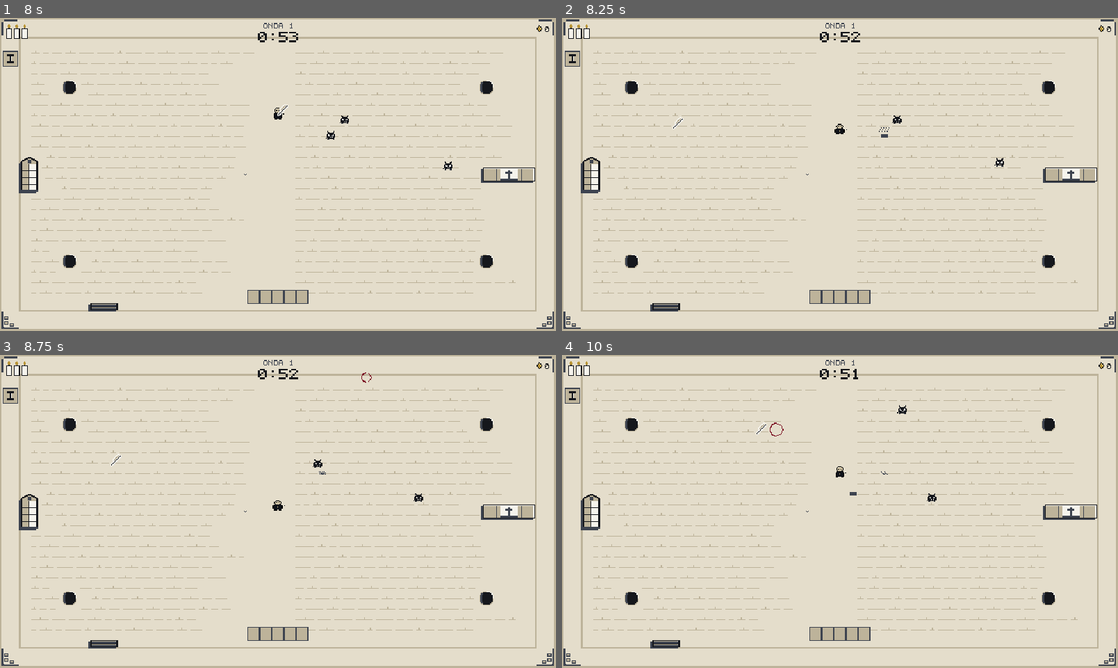
Above: before the commit, frames 1-4 (two rows, left to right).
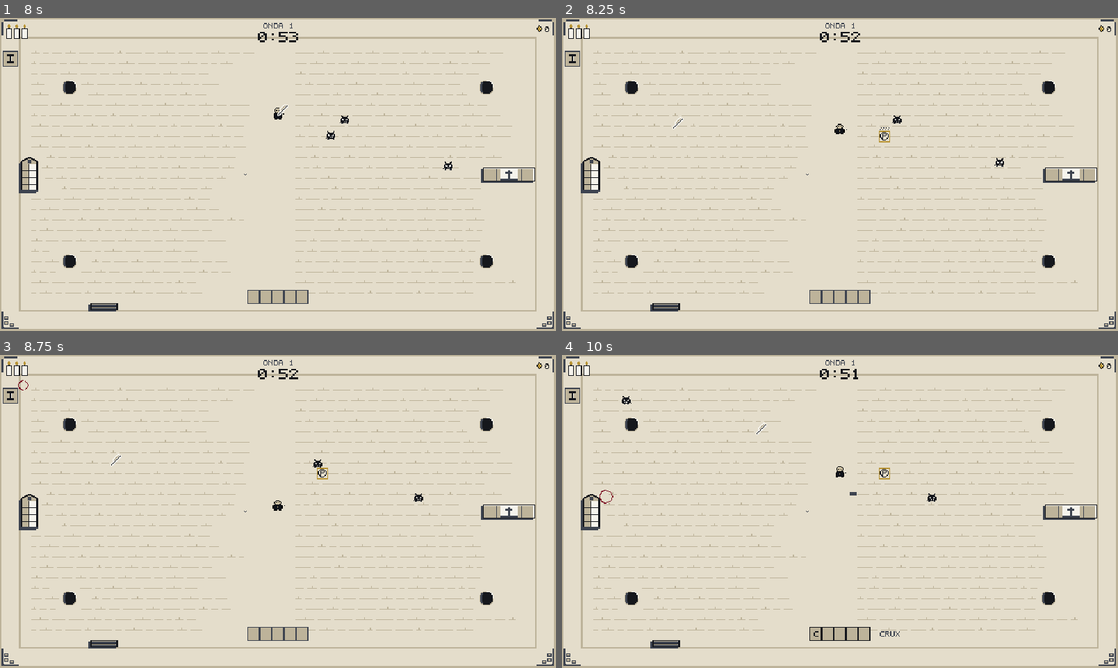
Above: after the commit, the same moments.

Repository: Andersonndiass/scribe_of_the_damned
Game: Godot game, scene res://src/main/main.tscn
Same seed, same stepped clock (60 frames per second), same inputs: the game is played once before the commit and once after it. This scene is started directly instead of the project's main scene.
Inputs (mouse positions are in pixels of both pictures, inside the frame that each line leads up to):
- Up to frame 1 (8 s): tap Enter (shop_next) at 0.5 s; move the mouse to (250, 237) at 0.52 s; hold W (move_up) 0.53-1.25 s; hold Space (cast) 0.53-1.25 s; click (250, 237) at 0.67 s; tap L (shop_lock) at 0.77, 3.77, 6.77 s; drag from (444, 221) to (278, 115) at 1.27 s; tap R (restart) at 2, 3.5 s; move the mouse to (111, 127) at 2.02 s; hold A (move_left) 2.03-2.75 s; hold Tab (word_list) 2.03-2.75 s; drag from (305, 174) to (111, 127) at 2.77 s; move the mouse to (194, 96) at 3.52 s; hold S (move_down) 3.53-4.25 s; tap Ctrl at 3.6 s; drag from (400, 158) to (222, 168) at 4.27 s; move the mouse to (166, 190) at 5.02 s; hold W (move_up) 5.03-5.75 s; hold Space (cast) 5.03-5.75 s; click (166, 190) at 5.17 s; drag from (333, 105) to (166, 190) at 5.77 s; move the mouse to (250, 237) at 6.52 s; hold D (move_right) 6.53-7.25 s; hold Tab (word_list) 6.53-7.25 s; drag from (444, 221) to (278, 115) at 7.27 s
- Up to frame 2 (8.25 s): move the mouse to (673, 127) at 8.02 s; hold S (move_down) from 8.03 s (still down); tap Ctrl at 8.1 s
- Up to frame 3 (8.75 s): keep holding S (move_down)
- Up to frame 4 (10 s): release S (move_down) at 8.75 s; drag from (867, 511) to (673, 464) at 8.77 s; move the mouse to (756, 433) at 9.52 s; hold W (move_up) from 9.53 s (still down); hold Space (cast) from 9.53 s (still down); click (756, 433) at 9.67 s; tap L (shop_lock) at 9.77 s

Frame 1 is identical in both runs. In frame 2, less than 0.1% of the frame differs, in the area x 57-59%, y 36-40%; in frame 3, less than 0.1%; in frame 4, 0.3%, in the area x 6-62%, y 13-92%.

Commit message:
D-082: palavras bem mais frequentes (ímã seletivo, letra-alvo, drop do Diabrete)
- drop_tuning: ímã seletivo ligado, target_bonus 10 → 25, letter_lifetime 8 → 12;
  imp: letter_drop_chance 0,6 → 0,8; Lentes do Copista +6 / teto 18 (rules-agent).
- A letra marcada com o clique sempre vem, mesmo com o ímã seletivo (D-067, autor "1a").
- balance_probe: target=, life=, magnet=, dropall= (números em memória).
- Sonda (cast god, 9 ondas): mediana 0 → 3,5 palavras/min (1 a cada ~17 s);
  sem god, a onda 1 passa a ser vencida e a 9 do zero continua derrota.
- D-082 (pedido do autor: XP, level-up, instrumentos) e C-007 resolvido.
- GUT 413/413; export web ok.

Co-Authored-By: Claude Opus 5.5 <noreply@anthropic.com>
Claude-Session: https://claude.ai/code/session_01QSgUesEpXiQ6X7fqaNvEn8

Diff:
--- a/data/enemies/imp.tres
+++ b/data/enemies/imp.tres
@@ -14,7 +14,7 @@
 separation_weight = 1.0
 behavior = ExtResource("3_behavior")
 telegraph_time = 0.5
-letter_drop_chance = 0.6
+letter_drop_chance = 0.8
 sprite_frames = ExtResource("2_frames")
 sprite_pivot = Vector2(6, 11)
 dissolve_size = 12
--- a/data/shop/items/copyist_lenses.tres
+++ b/data/shop/items/copyist_lenses.tres
@@ -13,7 +13,7 @@
 base_price = 6
 stat = &"target_bonus_add"
 mode = &"add"
-amount = 3.0
-cap = 9.0
+amount = 6.0
+cap = 18.0
 max_buys = 0
 after_cap = &""
--- a/data/tuning/drop_tuning.tres
+++ b/data/tuning/drop_tuning.tres
@@ -5,10 +5,11 @@
 [resource]
 script = ExtResource("1_dt")
 base_weights = Dictionary[String, float]({"E": 1.0, "I": 1.0, "A": 1.0, "U": 1.0, "T": 1.0, "S": 1.0, "R": 1.0, "N": 1.0, "O": 1.0, "M": 1.0, "C": 1.0, "L": 1.0, "P": 0.5, "D": 0.5, "V": 0.5, "G": 0.5, "F": 0.5, "Q": 0.5, "X": 0.5, "B": 0.3})
-target_bonus = 10.0
+target_bonus = 25.0
 rare_chance = 0.05
 rare_power_bonus = 1.5
-letter_lifetime = 8.0
+letter_lifetime = 12.0
+selective_magnet = true
 blink_time = 2.0
 purge_scatter_radius = 20.0
 purge_pickup_lock = 0.3
--- a/src/letters/letter_field.gd
+++ b/src/letters/letter_field.gd
@@ -236,8 +236,10 @@
 	Prof.stop(&"letras", t0)
 
 
+## Ímã seletivo (D-082): só puxa a letra que continua uma palavra — menos a marcada com o clique,
+## que sempre vem (escolha do jogador, D-067; autor "1a").
 func _magnet_accepts(l: Letter) -> bool:
-	if not tuning.selective_magnet or l.magnetized:
+	if not tuning.selective_magnet or l.magnetized or l == marked:
 		return true
 	return lexicon.is_prefix(atril.text() + l.letter, atril.capacity)
 
--- a/tests/integration/test_letter_mark.gd
+++ b/tests/integration/test_letter_mark.gd
@@ -84,3 +84,19 @@
 	_field.mark_at(l.global_position)
 	_field.eat_letter_near(l.global_position, 4.0)
 	assert_null(_field.marked, "comida pela Traça: a marca some")
+
+
+func test_selective_magnet_skips_useless_letters_but_the_marked_one_comes() -> void:
+	# D-082 (autor "1a"): com o ímã seletivo, a letra que não continua palavra fica no chão —
+	# mas a marcada com o clique sempre vem.
+	var tuning: DropTuning = _field.tuning
+	var was: bool = tuning.selective_magnet
+	tuning.selective_magnet = true
+	var b: Vector2 = _body()
+	var useless: Letter = _field.spawn_letter("X", false, false, b + Vector2(18, 0))
+	await wait_physics_frames(60)
+	assert_eq(_field.atril.size(), 0, "a letra inútil não vem sozinha")
+	_field.mark_at(useless.global_position)
+	await wait_physics_frames(60)
+	assert_eq(_field.atril.text(), "X", "a marcada vem")
+	tuning.selective_magnet = was
--- a/tools/balance_probe.gd
+++ b/tools/balance_probe.gd
@@ -13,6 +13,7 @@
 ##         desde o começo. Imprime uma linha ARENA com STUCK: % das amostras (a cada 0,5 s) em que um
 ##         inimigo que anda QUER andar (velocidade ≥ 30% da dele), está encostado numa peça e não saiu
 ##         do lugar (≤ 2 px). Monge parado atirando e Gárgula preparando o dash não contam.
+##   smart_magnet target=F life=F magnet=F dropall=F = números de letras em memória (D-082).
 ##   buy = em cada loja o bot compra as cartas mais baratas que couberem na tinta (003 T320, SC-306).
 ##         Imprime uma linha SHOP com compras, tinta ganha e o que comprou.
 
@@ -84,6 +85,19 @@
 			(load("res://data/tuning/drop_tuning.tres") as Resource).set("selective_magnet", true)
 		elif arg.begins_with("drop="):
 			imp.set("letter_drop_chance", float(arg.substr(5)))
+		# D-082 (ritmo das palavras): target=F bônus da letra-alvo · life=F segundos da letra no
+		# chão · magnet=F raio do ímã · dropall=F multiplica o drop de letra de todos os inimigos.
+		elif arg.begins_with("target="):
+			(load("res://data/tuning/drop_tuning.tres") as Resource).set("target_bonus", float(arg.substr(7)))
+		elif arg.begins_with("life="):
+			(load("res://data/tuning/drop_tuning.tres") as Resource).set("letter_lifetime", float(arg.substr(5)))
+		elif arg.begins_with("magnet="):
+			(load("res://data/player/anselmo.tres") as Resource).set("magnet_radius", float(arg.substr(7)))
+		elif arg.begins_with("dropall="):
+			for f: String in DirAccess.get_files_at("res://data/enemies/"):
+				if f.ends_with(".tres"):
+					var e: Resource = load("res://data/enemies/" + f)
+					e.set("letter_drop_chance", minf(1.0, float(e.get("letter_drop_chance")) * float(arg.substr(8))))
 		elif arg == "obstacles=off":
 			_obstacles = false
 		elif arg.begins_with("stage="):
Not shown, changed: docs/DECISIONS.md
Not shown, changed: specs/001-core-loop/data-model.md
